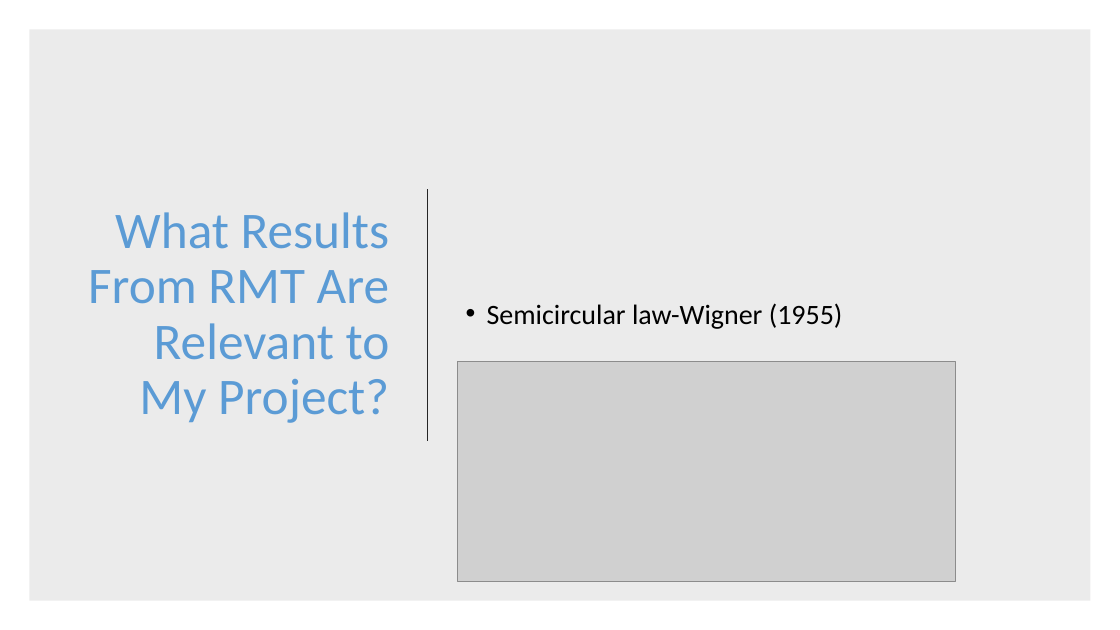
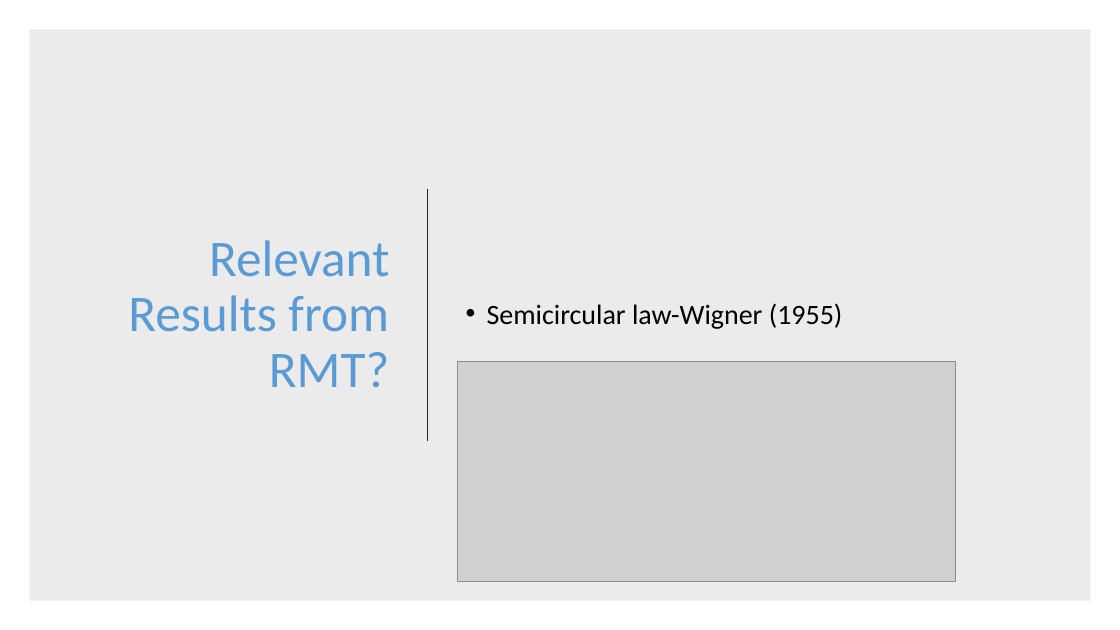
Before and after one commit to ndorilas2014/RMTProject, a slide deck: slide 22 of Presentation(RMT).pptx (slide 20 before the commit). Drawn at 1120x630 pixels with LibreOffice and Linux fonts; fonts in the diff are those of the drawing; grey boxes stand for pictures. Boxes give left, top, right and bottom in pixels: in the first picture for what was removed or moved away, otherwise in the second. Text is boxed around its words. In the diff, an @@ line names an element or a change of style, - is before the commit and + after.

```diff
--- a/Presentation(RMT).pptx
+++ b/Presentation(RMT).pptx
@@ title at (128,240,389,387): text changed @@
-What Results From RMT Are Relevant to My Project?
+Relevant Results from RMT?
```
Also in this commit, not shown: 8 other slides changed, 10 slides added, 3 slides removed, 36 other files.
